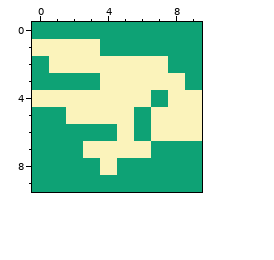
Two states of a pixel-art sprite, icon.png. Above, as it was before the edit.
The file is 120x120 pixels, drawn in blocks of 12x12; one block is one cell here. Colours within 5 levels of each other are drawn and written as one.
Once edited:
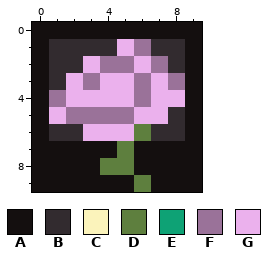
Palette (. is transparent): A #140f0f  B #322b2f  C #fbf3bb  D #5e7f3e  E #0ea275  F #9a7299  G #ebb1ed
The exact change:
Changed rows in their new state; - is an unchanged pixel.
first column x 0:
 0 AAAAAAAAAA
 1 ABBBBGFBBA
 2 ABBGFFGFBA
 3 ABGFGGFGFA
 4 AFGGGGFGGA
 5 AGFFFFGGBA
 6 ABBGGGDBBA
 7 AAAAADAAAA
 8 AAAADDAAAA
 9 AAAAAADAAA
Changed places in both pictures, as pixel boxes (x1, y1, x2, y2):
changed: (32, 22, 202, 192)
